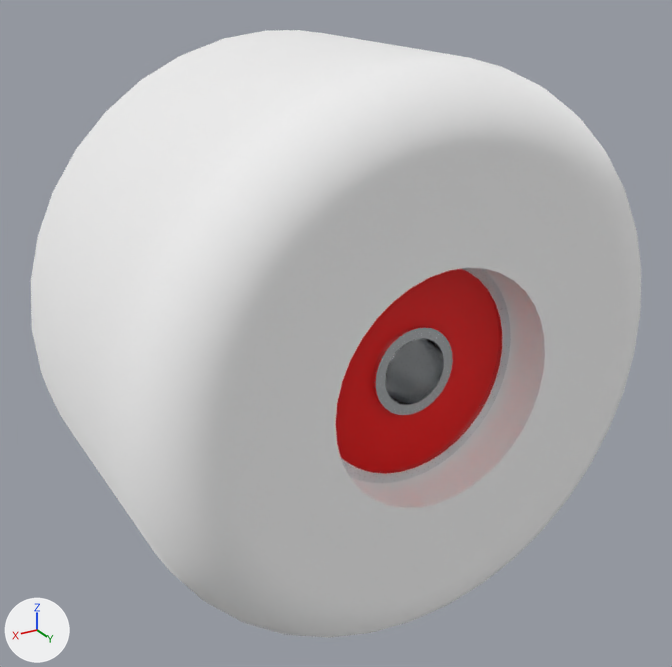
What one commit did to the glTF model public/Wheel.glb.
Before and after are seen from a 50 mm camera at (0.698, 1.144, 0.523) aimed at (-0.021, -0.055, -0.076). Every picture has the same lights, and +X, +Y and +Z are marked at lower left. Where no turn or scale is listed for an object, it has been applied to the vertices.

Before the edit, the objects in view are built like this:
```python
me_id25 = bpy.data.meshes.new('ID25')
me_id25.from_pydata(...)  # 1104 vertices, 2208 faces; spans x -0.44..0.44, y -0.293..0.293, z -0.44..0.44
me_id25.materials.append(mat_rubber_001)  # white #ffffff
me_id33_001 = bpy.data.meshes.new('ID33.001')
me_id33_001.from_pydata(...)  # 300 vertices, 600 faces; spans x -0.179..0.179, y 0.103..0.217, z -0.179..0.179
# faces by material slot: [526, 74]
me_id33_001.materials.append(mat_stainless_steel_001)
me_id33_001.materials.append(mat_id40)  # red #ff0000
ob_object_023 = bpy.data.objects.new('Object.023', me_id33_001)
ob_object_023.location = (-0.027, -0.06, -0.06)
ob_object_034 = bpy.data.objects.new('Object.034', me_id25)
ob_object_034.location = (-0.027, -0.06, -0.06)
```
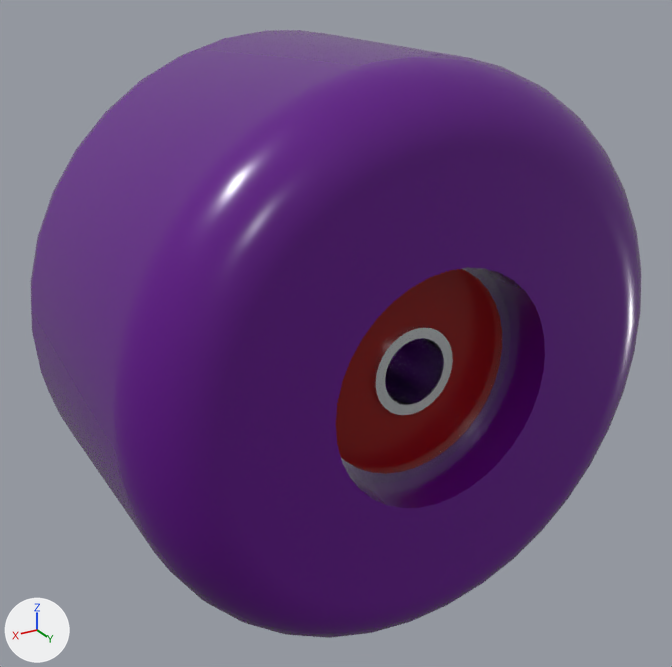
What the commit changed:
Material 'Rubber Black' (mat_rubber_black) is new.
Its base color is (0.116, 0.0, 0.244) (purple #600087).
Its roughness is 0.237.
Material 'Rubber Black.002' (mat_rubber_black_002) is new.
Its base color is (0.256, 0.00099, 0.0) (red #8a0300).
Its roughness is 0.237.
Its ior is 1.45.
Its transmission weight is 0.0299.
me_id33_001 has 300 vertices, 600 faces and spans x -0.179..0.179, y 0.103..0.217, z -0.179..0.179.
me_id33_001 no longer uses material mat_id40 (red #ff0000).
me_id33_001 now uses material mat_rubber_black_002 (red #8a0300).
me_id25 has 1104 vertices, 2208 faces and spans x -0.44..0.44, y -0.293..0.293, z -0.44..0.44.
me_id25 no longer uses material mat_rubber_001 (white #ffffff).
me_id25 now uses material mat_rubber_black (purple #600087).

Where the change shows, as pixel boxes (x1, y1, x2, y2) in the pictures (672 x 667 px):
'Object.034', recoloured (white to purple): (31, 30, 641, 638) in both
'Object.023', recoloured: (336, 268, 511, 483) in both
